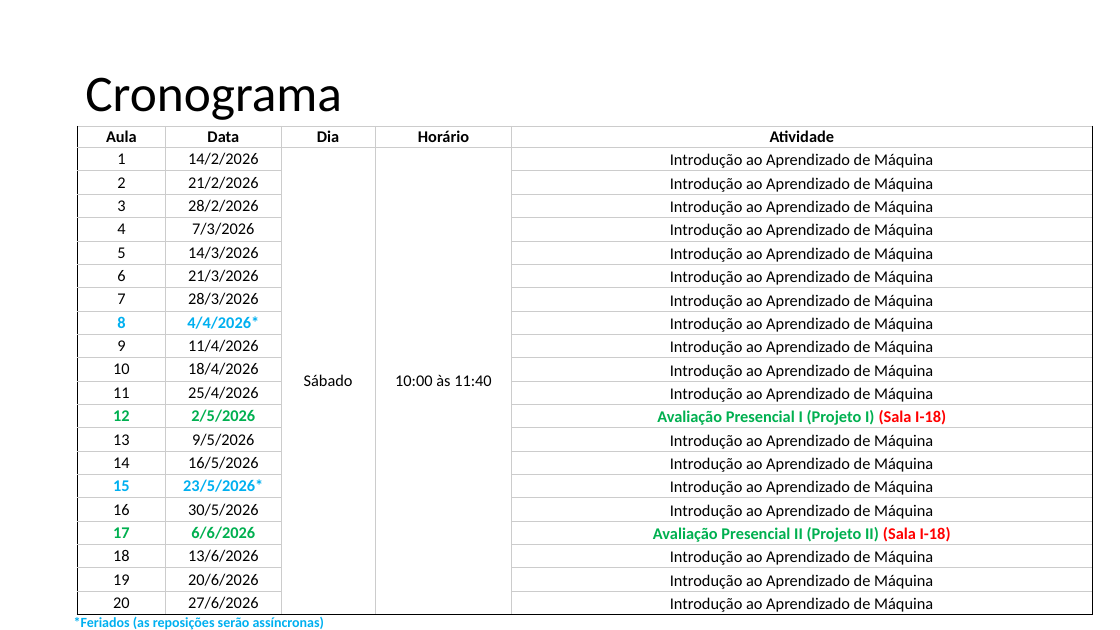
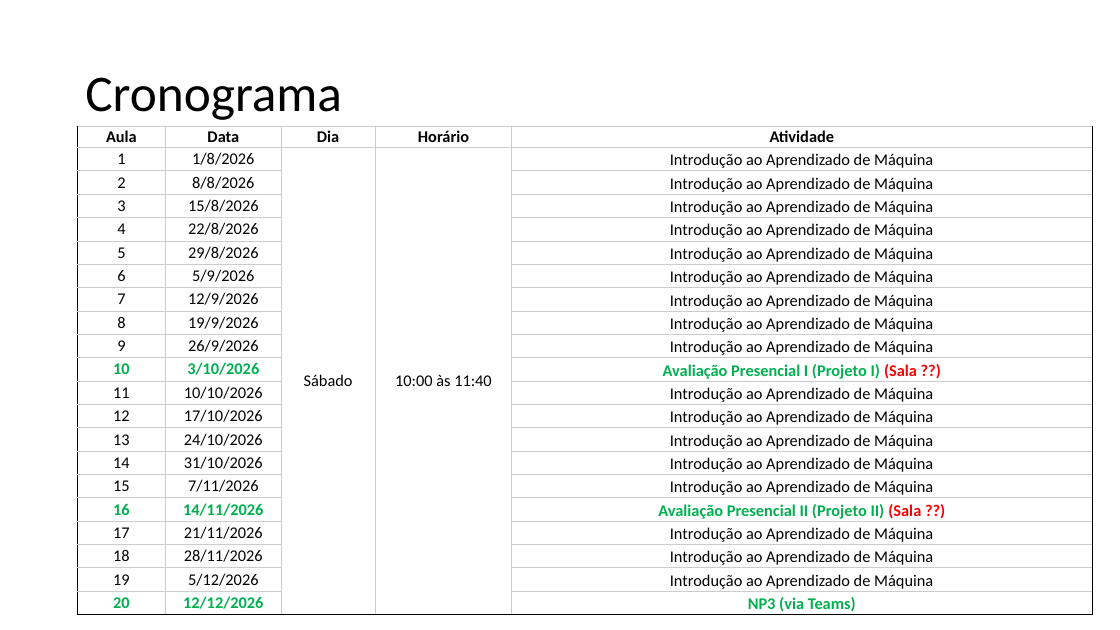
Before and after one commit to zz4fap/t320_aprendizado_de_maquina, a slide deck: slide 5 of slides/T320_Classificação (Parte I).pptx. Drawn at 1120x630 pixels with LibreOffice and Linux fonts; fonts in the diff are those of the drawing. Boxes give left, top, right and bottom in pixels: in the first picture for what was removed or moved away, otherwise in the second. Text is boxed around its words. In the diff, an @@ line names an element or a change of style, - is before the commit and + after.

Commit message:
update of slides

```diff
--- a/slides/T320_Classificação (Parte I).pptx
+++ b/slides/T320_Classificação (Parte I).pptx
@@ table at bbox=[77, 126, 1092, 616] @@
-row 2, column 2: 14/2/2026
+row 2, column 2: 1/8/2026
-row 3, column 2: 21/2/2026
+row 3, column 2: 8/8/2026
-row 4, column 2: 28/2/2026
+row 4, column 2: 15/8/2026
-row 5, column 2: 7/3/2026
+row 5, column 2: 22/8/2026
-row 6, column 2: 14/3/2026
+row 6, column 2: 29/8/2026
-row 7, column 2: 21/3/2026
+row 7, column 2: 5/9/2026
-row 8, column 2: 28/3/2026
+row 8, column 2: 12/9/2026
-row 9, column 2: 4/4/2026*
+row 9, column 2: 19/9/2026
-row 10, column 2: 11/4/2026
+row 10, column 2: 26/9/2026
-row 11, column 2: 18/4/2026
+row 11, column 2: 3/10/2026
-row 11, column 5: Introdução ao Aprendizado de Máquina
+row 11, column 5: Avaliação Presencial I (Projeto I) (Sala ??)
-row 12, column 2: 25/4/2026
+row 12, column 2: 10/10/2026
-row 13, column 2: 2/5/2026
+row 13, column 2: 17/10/2026
-row 13, column 5: Avaliação Presencial I (Projeto I) (Sala I-18)
+row 13, column 5: Introdução ao Aprendizado de Máquina
-row 14, column 2: 9/5/2026
+row 14, column 2: 24/10/2026
-row 15, column 2: 16/5/2026
+row 15, column 2: 31/10/2026
-row 16, column 2: 23/5/2026*
+row 16, column 2: 7/11/2026
-row 17, column 2: 30/5/2026
+row 17, column 2: 14/11/2026
-row 17, column 5: Introdução ao Aprendizado de Máquina
+row 17, column 5: Avaliação Presencial II (Projeto II) (Sala ??)
-row 18, column 2: 6/6/2026
+row 18, column 2: 21/11/2026
-row 18, column 5: Avaliação Presencial II (Projeto II) (Sala I-18)
+row 18, column 5: Introdução ao Aprendizado de Máquina
-row 19, column 2: 13/6/2026
+row 19, column 2: 28/11/2026
-row 20, column 2: 20/6/2026
+row 20, column 2: 5/12/2026
-row 21, column 2: 27/6/2026
+row 21, column 2: 12/12/2026
-row 21, column 5: Introdução ao Aprendizado de Máquina
+row 21, column 5: NP3 (via Teams)
@@ text colour #00B0F0 to #000000 in "8", "15" @@
@@ bold off in "8", "12", "15", "17" @@
@@ text colour #000000 to #00B050, bold on in "10", "16", "20" @@
@@ text colour #00B050 to #000000 in "12", "17" @@
@@ text removed at bbox=[74, 617, 324, 630] @@
-*Feriados (as reposições serão assíncronas)
```
Also in this commit, not shown: 1 other slide changed, 1 other file.
